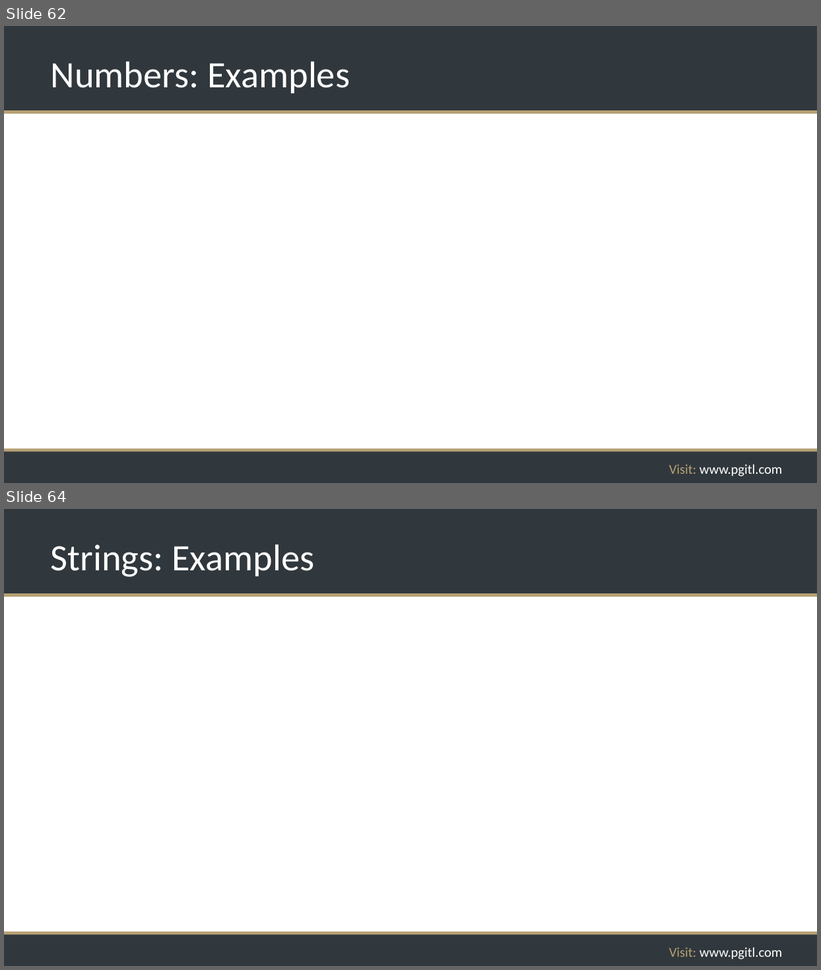
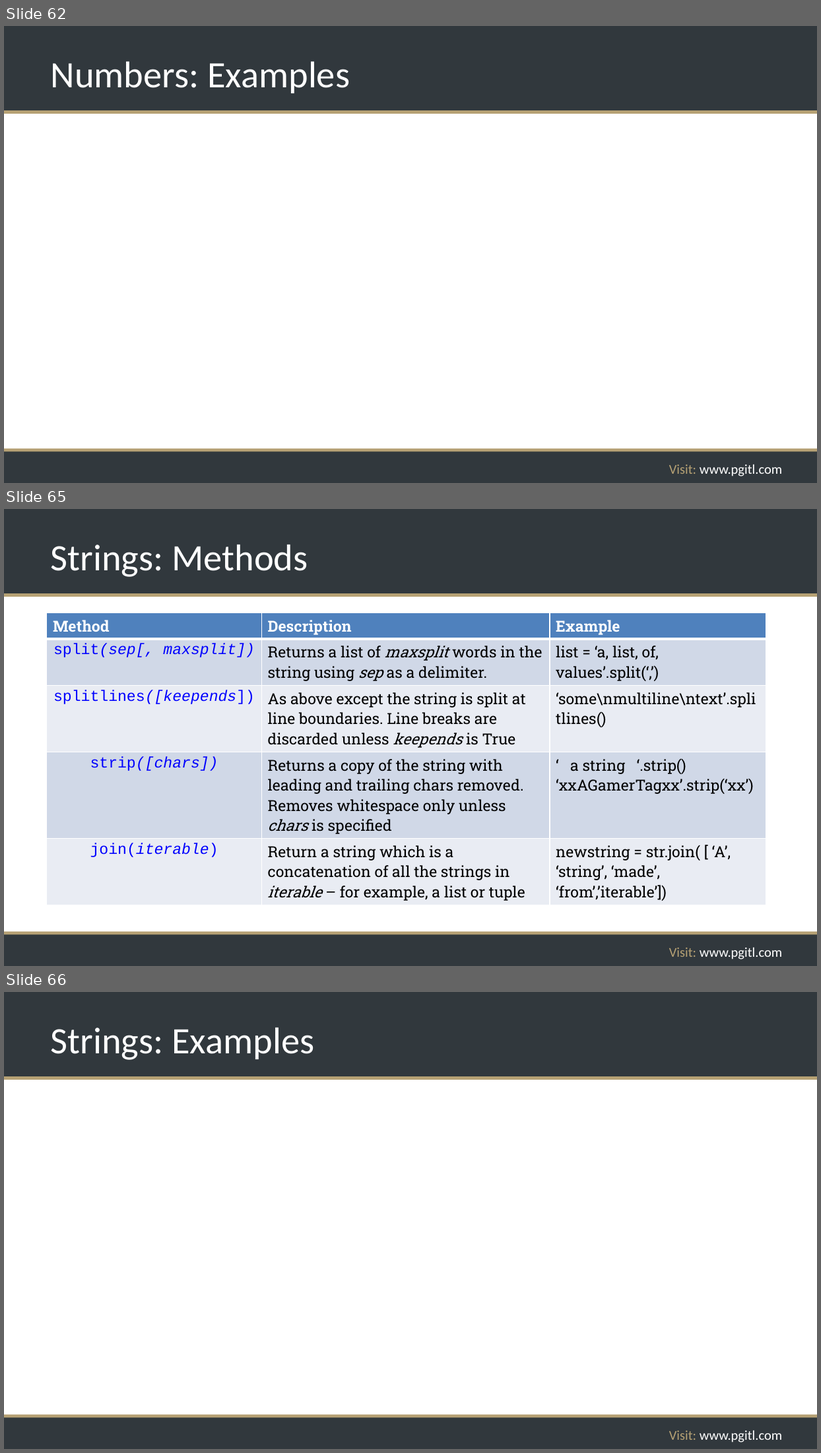
Before and after one commit to rikkouri/project-a, a slide deck: Programming Foundations.pptx. Shown one above the other, each under a label of ours: slides 62 and 64 before the commit, slides 62, 65 and 66 after it; the slides between them are not shown. The pictures are 821x970 and 821x1453 pixels, drawn with LibreOffice and Linux fonts; fonts in the diff are those of the drawing; background and template pictures are left out. Boxes give left, top, right and bottom in pixels: in the first picture for what was removed or moved away, otherwise in the second. Text is boxed around its words. In the diff, an @@ line names an element or a change of style, - is before the commit and + after.

Commit message:
More detail on str methods

```diff
--- a/Programming Foundations.pptx
+++ b/Programming Foundations.pptx
@@ slide 65 added at (x1=4, y1=509, x2=817, y2=966), background #FFFFFF; not listed: 5 template elements that a slide beside it also shows @@
@@ title added at (x1=51, y1=544, x2=308, y2=577), 44 pt, text #FFFFFF @@
+Strings: Methods
@@ table added at (x1=47, y1=613, x2=765, y2=904), 5 rows, 3 columns @@
+Method | Description | Example
+split(sep[, maxsplit]) | Returns a list of maxsplit words in the string using sep as a delimiter. | list = ‘a, list, of, values’.split(‘,’)
+splitlines([keepends]) | As above except the string is split at line boundaries. Line breaks are discarded unless keepends is True | ‘some\nmultiline\ntext’.splitlines()
+strip([chars]) | Returns a copy of the string with leading and trailing chars removed. Removes whitespace only unless chars is specified | ‘ a string ‘.strip() / ‘xxAGamerTagxx’.strip(‘xx’)
+join(iterable) | Return a string which is a concatenation of all the strings in iterable – for example, a list or tuple | newstring = str.join( [ ‘A’, ‘string’, ‘made’, ‘from’,’iterable’])
@@ what was slide 64 is now slide 66 @@
```
Also in this commit, not shown: 2 slides changed, 1 other slide added.
